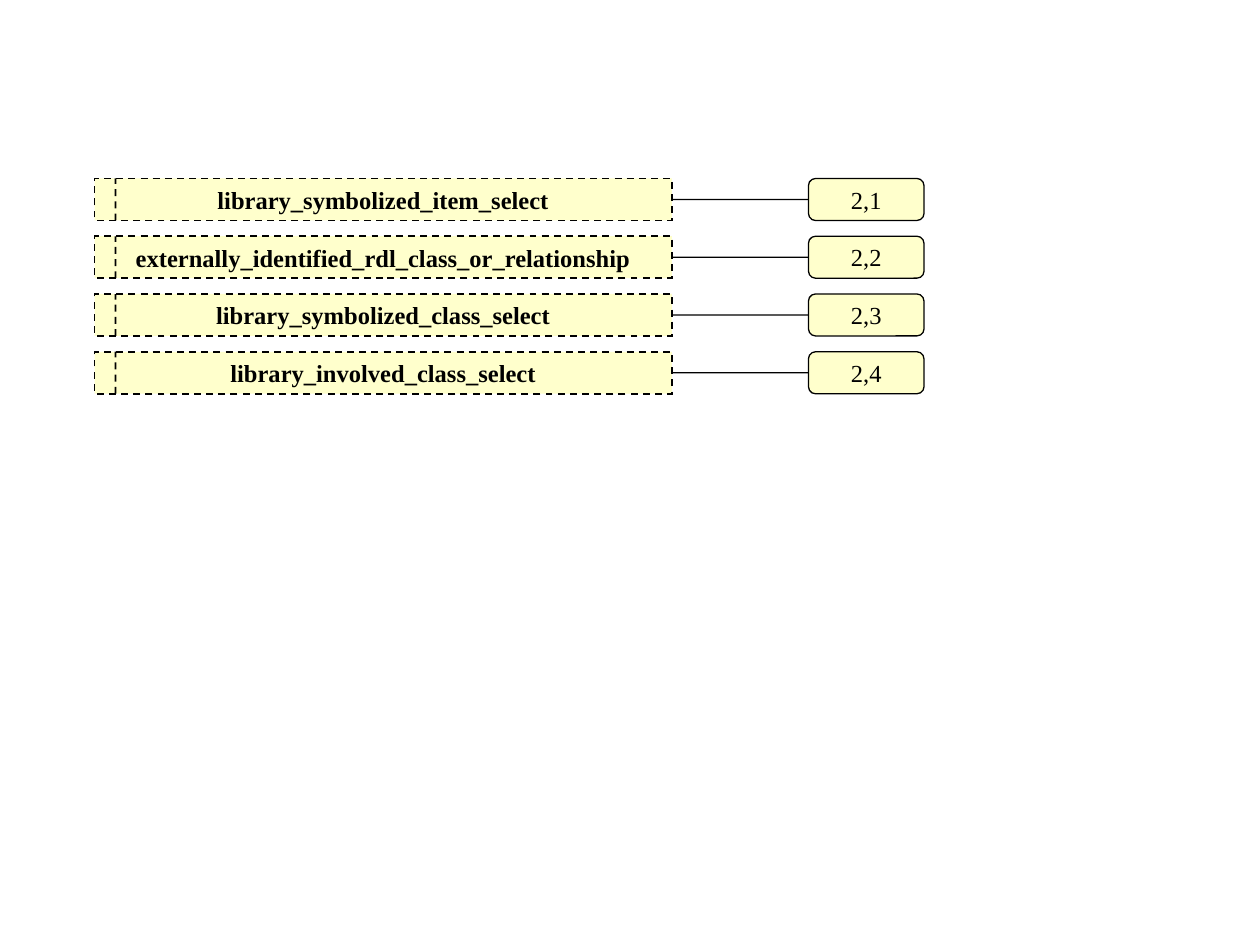
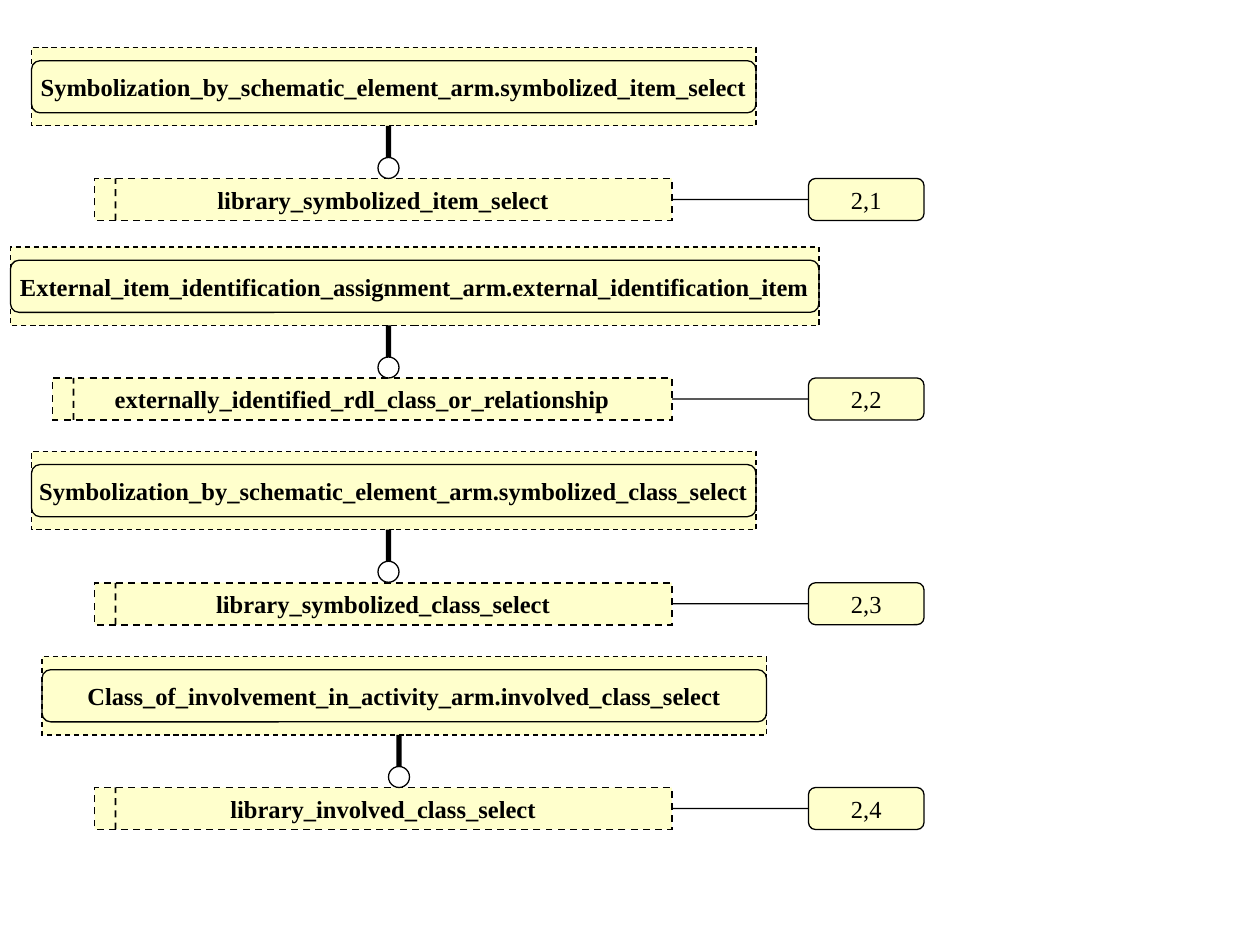
Before and after one commit to starseeker/stepmod_mirror, a slide deck: slide 2 of data/modules/reference_data_library/reference_data_library.ppt. Drawn at 1260x945 pixels with LibreOffice and Linux fonts; fonts in the diff are those of the drawing. Boxes give left, top, right and bottom in pixels: in the first picture for what was removed or moved away, otherwise in the second. Text is boxed around its words. In the diff, an @@ line names an element or a change of style, - is before the commit and + after.

Commit message:
select supertypes

```diff
--- a/data/modules/reference_data_library/reference_data_library.ppt
+++ b/data/modules/reference_data_library/reference_data_library.ppt
@@ rectangle added at (32, 48, 756, 126), fill #FFFFCC, outline #000000 0.74 pt dashed, 14 pt, text #000000, bold @@
+Symbolization_by_schematic_element_arm.symbolized_item_select
@@ rounded rectangle added at (32, 60, 756, 112), outline #000000 0.74 pt @@
@@ line added from (388, 158) to (388, 126), #000000 3 pt @@
@@ ellipse added at (378, 158, 399, 179), fill #FFFFFF, outline #000000 0.74 pt @@
@@ rectangle added at (10, 247, 819, 325), fill #FFFFCC, outline #000000 0.74 pt dashed, 14 pt, text #000000, bold @@
+External_item_identification_assignment_arm.external_identification_item
@@ rounded rectangle added at (10, 261, 819, 312), outline #000000 0.74 pt @@
@@ line added from (388, 357) to (388, 325), #000000 3 pt @@
@@ ellipse added at (378, 357, 399, 378), fill #FFFFFF, outline #000000 0.74 pt @@
@@ rectangle "externally_identified_rdl_class_or_relationship": place and size @@
-rectangle "externally_identified_rdl_class_or_relationship" at (94, 237, 672, 278)
+rectangle "externally_identified_rdl_class_or_relationship" at (53, 378, 673, 420)
@@ line moved from (116, 278) - (116, 237) to (73, 420) - (73, 378) @@
@@ rounded rectangle "2,2": place and size @@
-rounded rectangle "2,2" at (809, 237, 925, 278)
+rounded rectangle "2,2" at (809, 378, 925, 420)
@@ line moved from (672, 373) - (809, 373) to (672, 399) - (809, 399) @@
@@ rectangle added at (32, 451, 756, 529), fill #FFFFCC, outline #000000 0.74 pt dashed, 14 pt, text #000000, bold @@
+Symbolization_by_schematic_element_arm.symbolized_class_select
@@ rounded rectangle added at (32, 465, 756, 517), outline #000000 0.74 pt @@
@@ line added from (388, 561) to (388, 529), #000000 3 pt @@
@@ ellipse added at (378, 561, 399, 582), fill #FFFFFF, outline #000000 0.74 pt @@
@@ 2 lines, 1 rectangle, 1 rounded rectangle: place and size @@
-2 lines, 1 rectangle, 1 rounded rectangle at (94, 294, 925, 336)
+2 lines, 1 rectangle, 1 rounded rectangle at (94, 583, 925, 625)
@@ rectangle added at (42, 656, 766, 735), fill #FFFFCC, outline #000000 0.74 pt dashed, 14 pt, text #000000, bold @@
+Class_of_involvement_in_activity_arm.involved_class_select
@@ rounded rectangle added at (42, 670, 766, 722), outline #000000 0.74 pt @@
@@ line added from (399, 766) to (399, 735), #000000 3 pt @@
@@ ellipse added at (388, 766, 410, 788), fill #FFFFFF, outline #000000 0.74 pt @@
@@ 1 rectangle, 1 rounded rectangle, 1 line: place and size @@
-1 rectangle, 1 rounded rectangle, 1 line at (94, 352, 925, 393)
+1 rectangle, 1 rounded rectangle, 1 line at (94, 788, 925, 829)
@@ line moved from (672, 257) - (809, 257) to (672, 809) - (809, 809) @@
```
Also in this commit, not shown: 1 other slide changed, 5 other files.
